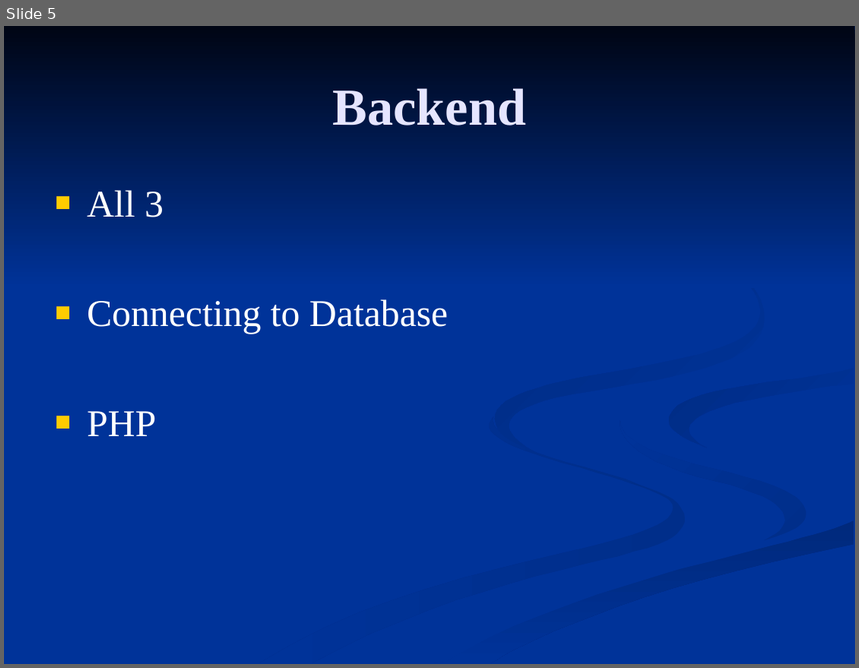
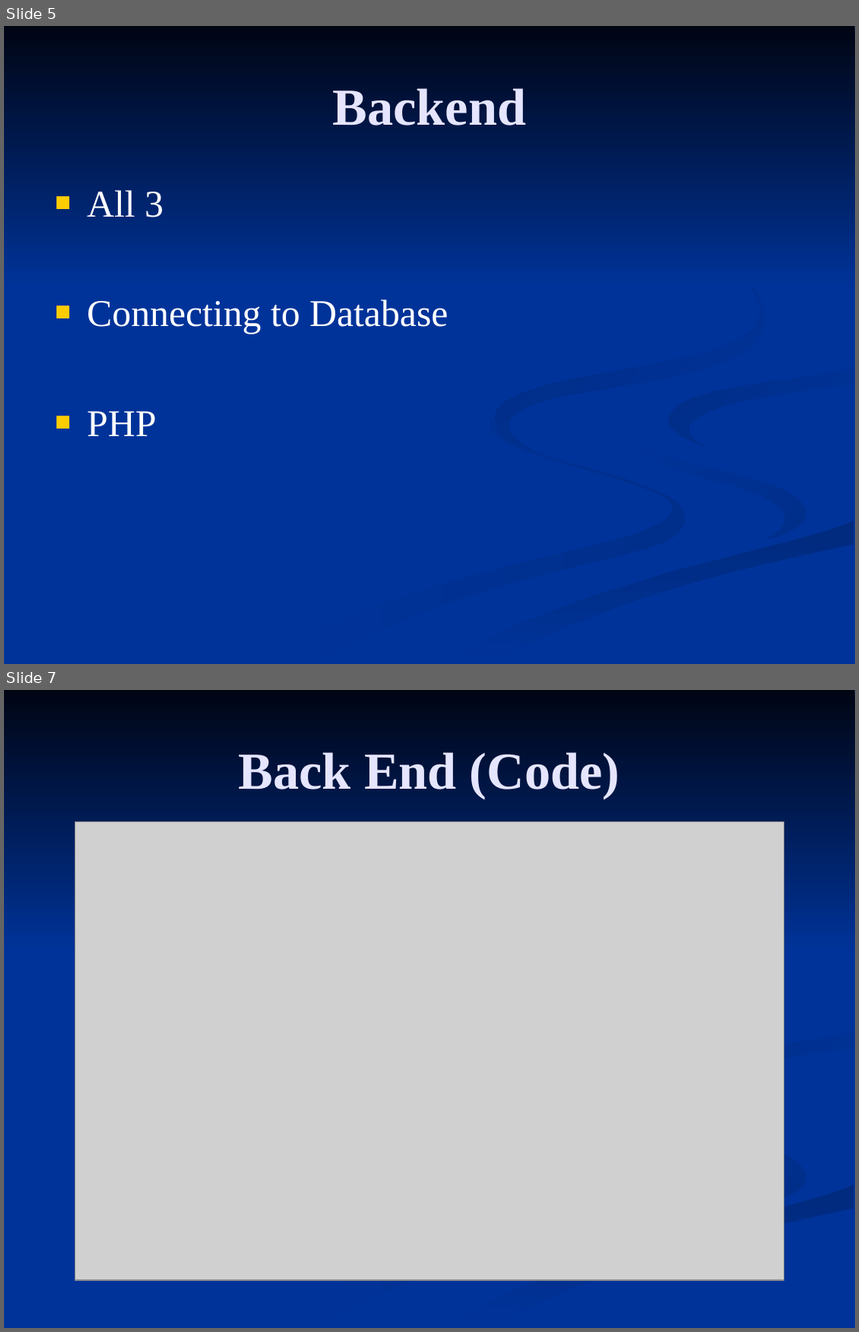
Before and after one commit to mcarbajal2/CSC4370_Final_Project, a slide deck: Final Project.ppt. Shown one above the other, each under a label of ours: slide 5 before the commit, slides 5 and 7 after it; the slides between them are not shown. The pictures are 859x668 and 859x1332 pixels, drawn with LibreOffice and Linux fonts; fonts in the diff are those of the drawing; grey boxes stand for pictures. Boxes give left, top, right and bottom in pixels: in the first picture for what was removed or moved away, otherwise in the second. Text is boxed around its words. In the diff, an @@ line names an element or a change of style, - is before the commit and + after.

```diff
--- a/Final Project.ppt
+++ b/Final Project.ppt
@@ slide 7 added at (4,690,855,1328), background #003399; not listed: 6 template elements that a slide beside it also shows @@
@@ title added at (239,752,620,799), 44 pt, text #E5E5FF, bold @@
+Back End (Code)
@@ picture added at (75,822,784,1281) @@
```
Also in this commit, not shown: 6 other slides changed, 4 other slides added, 3 slides removed.
